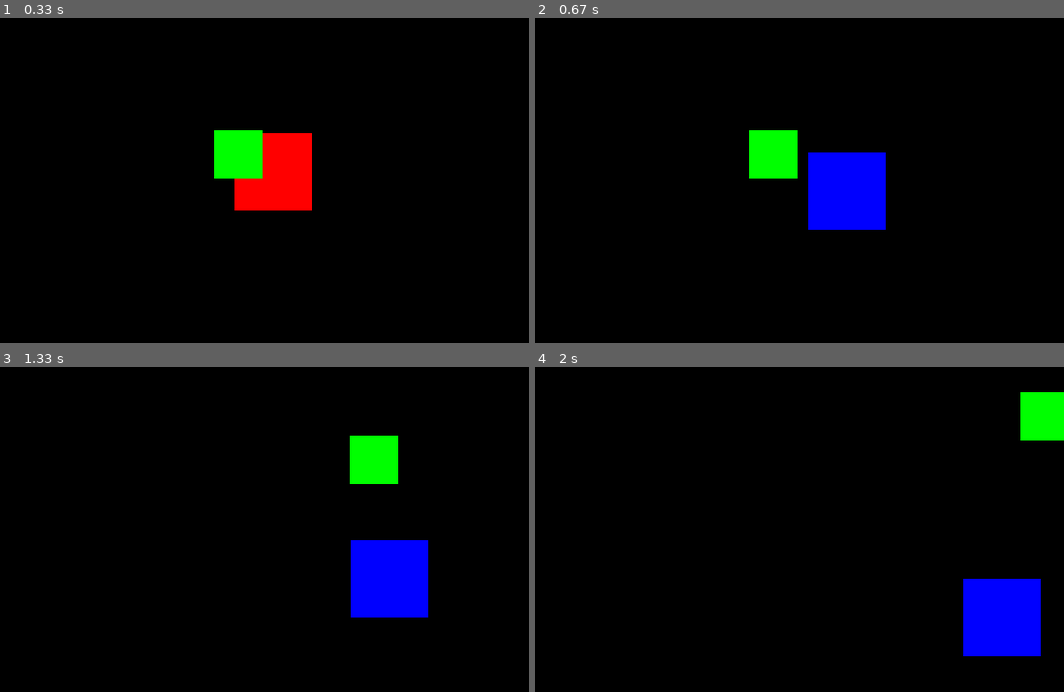
Above: before the commit, frames 1-4 (two rows, left to right).
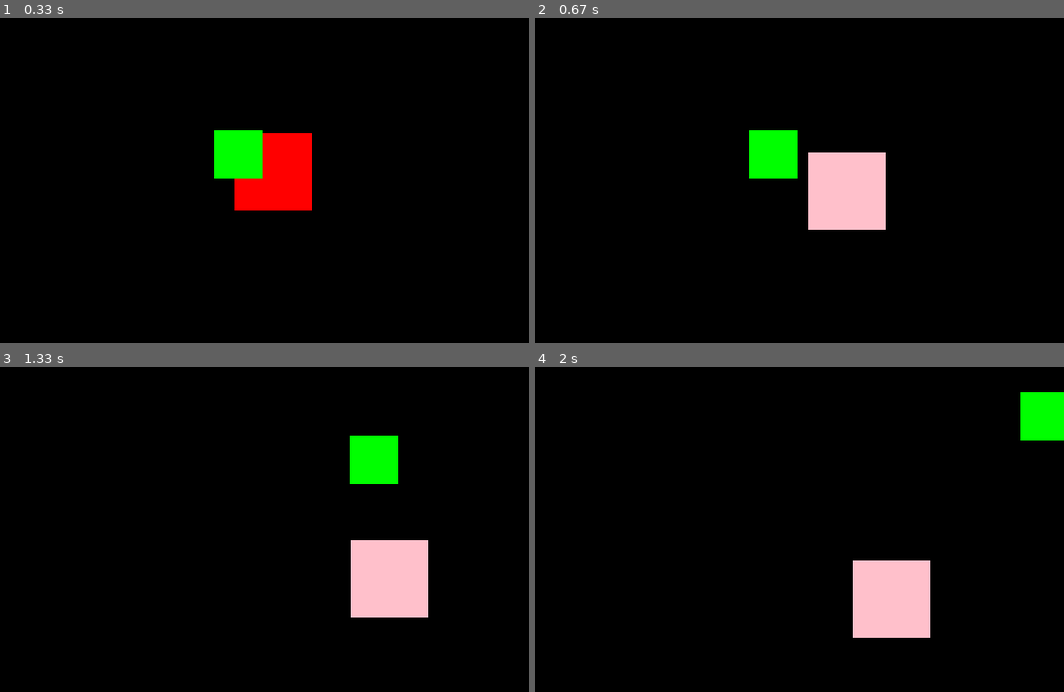
Above: after the commit, the same moments.

Repository: hsiang086/crc-static-exhibition
Game: pygame game, started from main/third_scene.py
The game is run twice, just before and just after one commit, with the same random seed, the same clock (stepped at 60 frames per second) and the same inputs.
Inputs:
- Up to frame 1 (0.33 s): no input
- Up to frame 2 (0.67 s): tap Space at 0.33 s
- Up to frame 3 (1.33 s): hold Right 0.67-1.13 s; tap Space at 0.73, 1.03, 1.23 s; hold Up from 1.17 s (still down)
- Up to frame 4 (2 s): release Up at 1.47 s; hold Right 1.5-1.97 s; tap Space at 1.57, 1.87 s

Frame 1 is identical in both runs. In frame 2, 3.5% of the frame differs, in the area x 51-67%, y 41-66%; in frame 3, 3.5%; in frame 4, 7.0%, in the area x 60-96%, y 59-89%.

Commit message:
Update third_scene.py

Diff:
--- a/main/third_scene.py
+++ b/main/third_scene.py
@@ -56,6 +56,7 @@
         self.image.fill("red")
         self.rect = self.image.get_rect()
         self.paused = False
+        self.change = True
         self.theta = 0
         self.count = 0
         # circle radius
@@ -83,23 +84,23 @@
         m_x = sqrt(3)
         m_y = 1
         self.triangle_speed = 1
-        self.step = 150
+        self.step = 100
         self.count += 1
 
         if self.count == 3 * self.step:
             self.check = True
         self.count %= 3 * self.step
         if self.count < self.step and self.count > 0:
-            self.rect.centerx += m_x * self.triangle_speed
-            self.rect.centery += m_y * self.triangle_speed
+            self.rect.centerx += (m_x * self.triangle_speed)
+            self.rect.centery += (m_y * self.triangle_speed)
 
         if self.count < 2 * self.step and self.count >= self.step:
-            self.rect.centerx -= sqrt(pow(m_x, 2) + pow(m_y,2)) * self.triangle_speed
+            self.rect.centerx -= (sqrt(pow(m_x, 2) + pow(m_y,2))) * 2 * self.triangle_speed
             # self.rect.centery += m_y - m_y * speed
 
         if self.count < 3 * self.step and self.count >= 2 * self.step:
-            self.rect.centerx += m_x * self.triangle_speed
-            self.rect.centery -= m_y * self.triangle_speed
+            self.rect.centerx += (m_x * self.triangle_speed)
+            self.rect.centery -= (m_y * self.triangle_speed)
 
 
 
@@ -116,7 +117,13 @@
                 if event.key == pygame.K_m:
                     self.check = True
                 if event.key == pygame.K_SPACE and self.rect.collidepoint(aim.rect.center):
-                    self.image.fill("BLUE")
+
+                    self.change = not self.change
+                    if self.change:
+                        self.image.fill("blue")
+                    else:
+                        self.image.fill("pink")
+
 
 
         if self.check:
